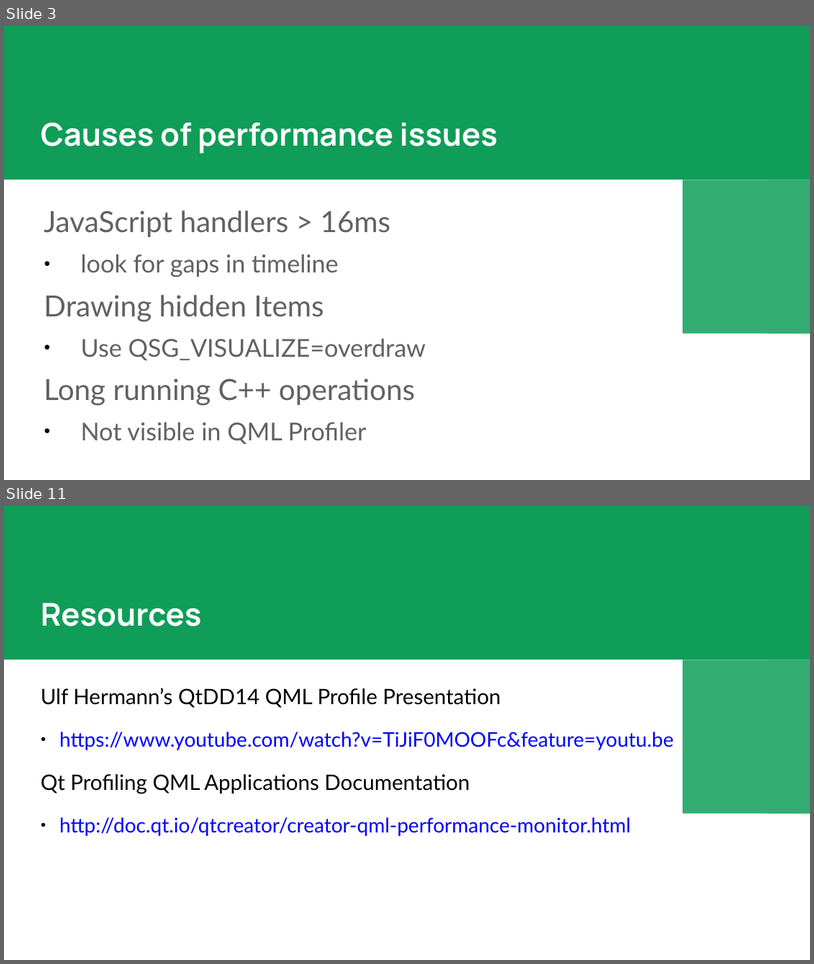
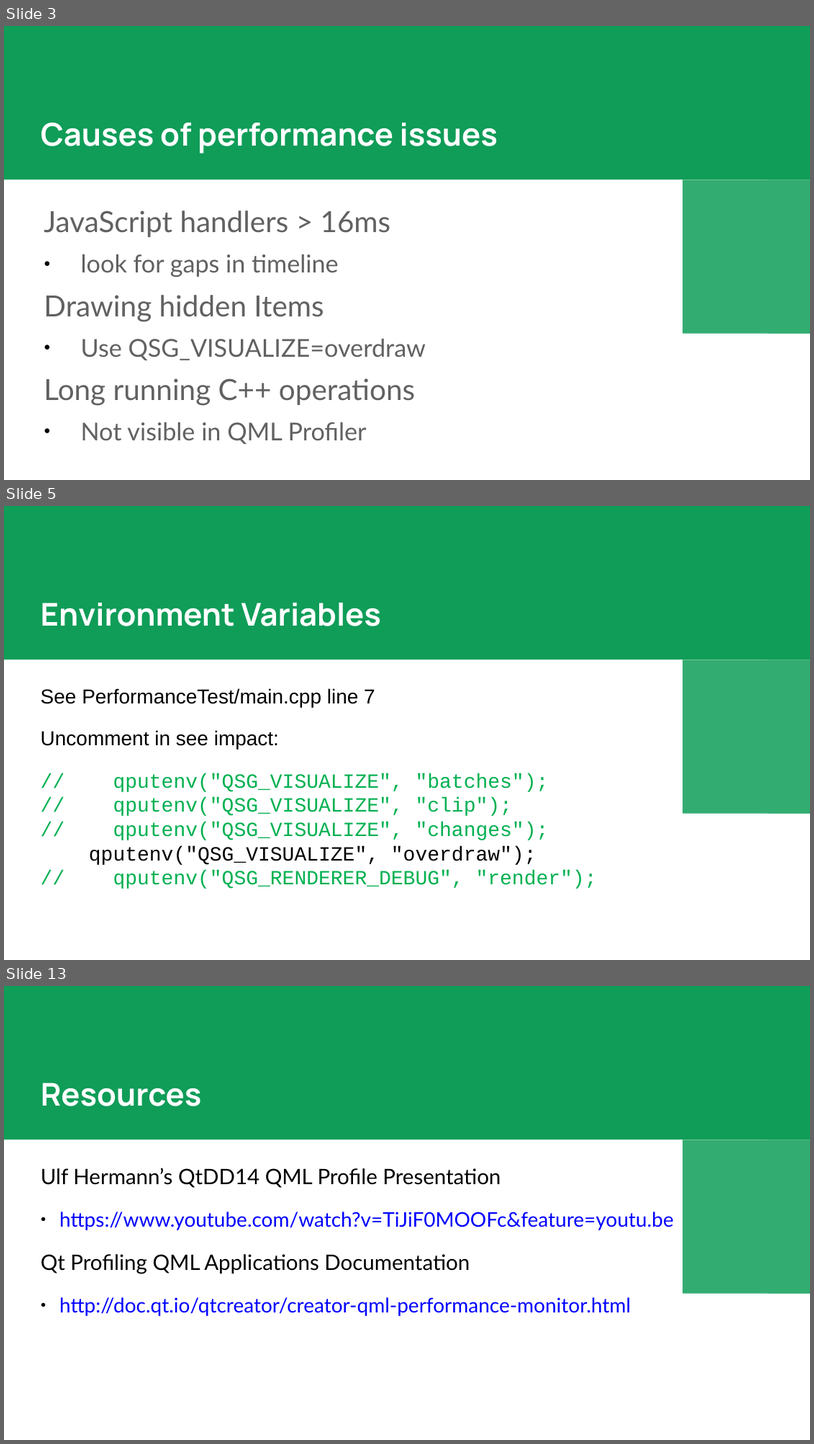
Before and after one commit to ocqt/2017-07-Profiling-QML, a slide deck: Profiling QML.pptx. Shown one above the other, each under a label of ours: slides 3 and 11 before the commit, slides 3, 5 and 13 after it; the slides between them are not shown. The pictures are 814x964 and 814x1444 pixels, drawn with LibreOffice and Linux fonts; fonts in the diff are those of the drawing. Boxes give left, top, right and bottom in pixels: in the first picture for what was removed or moved away, otherwise in the second. Text is boxed around its words. In the diff, an @@ line names an element or a change of style, - is before the commit and + after.

```diff
--- a/Profiling QML.pptx
+++ b/Profiling QML.pptx
@@ slide 5 added at (x1=4, y1=506, x2=810, y2=960), background #FFFFFF; not listed: 3 template elements that a slide beside it also shows @@
@@ text added at (x1=41, y1=602, x2=381, y2=626), 28 pt, text #FFFFFF, bold @@
+Environment Variables
@@ text added at (x1=41, y1=688, x2=597, y2=888), 18 pt, text #00B050 @@
+See PerformanceTest/main.cpp line 7
+Uncomment in see impact:
+// qputenv("QSG_VISUALIZE", "batches");
+// qputenv("QSG_VISUALIZE", "clip");
+// qputenv("QSG_VISUALIZE", "changes");
+qputenv("QSG_VISUALIZE", "overdraw");
+// qputenv("QSG_RENDERER_DEBUG", "render");
@@ what was slide 11 is now slide 13 @@
```
Also in this commit, not shown: 7 slides changed, 2 other slides added, 1 slide removed, 2 other files.
